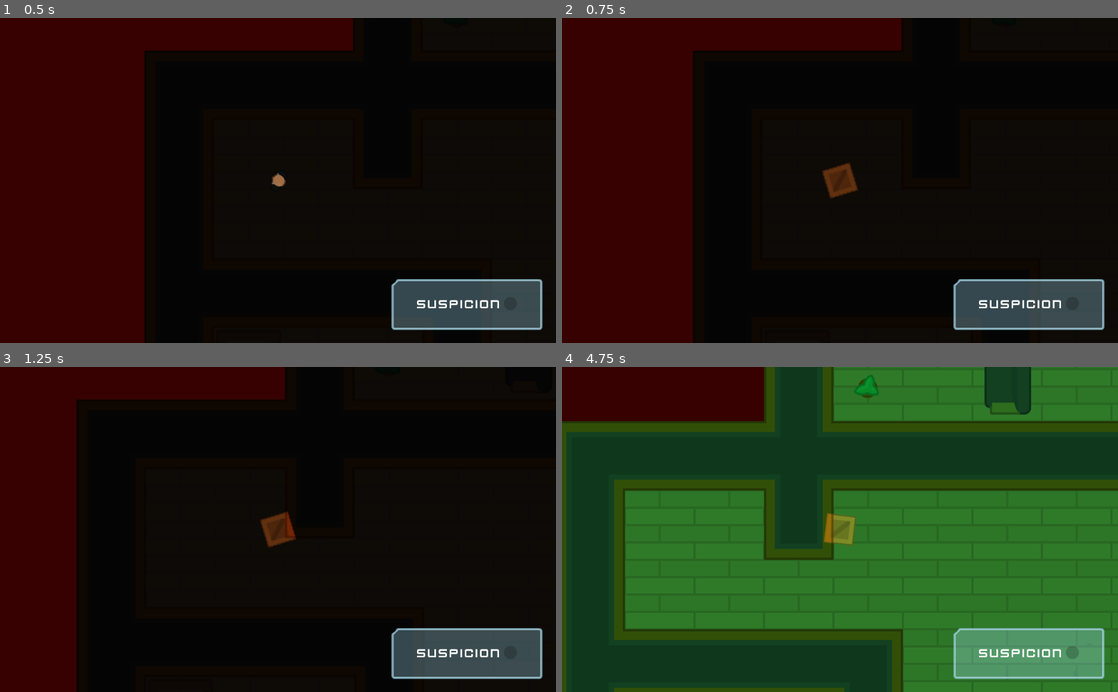
Above: before the commit, frames 1-4 (two rows, left to right).
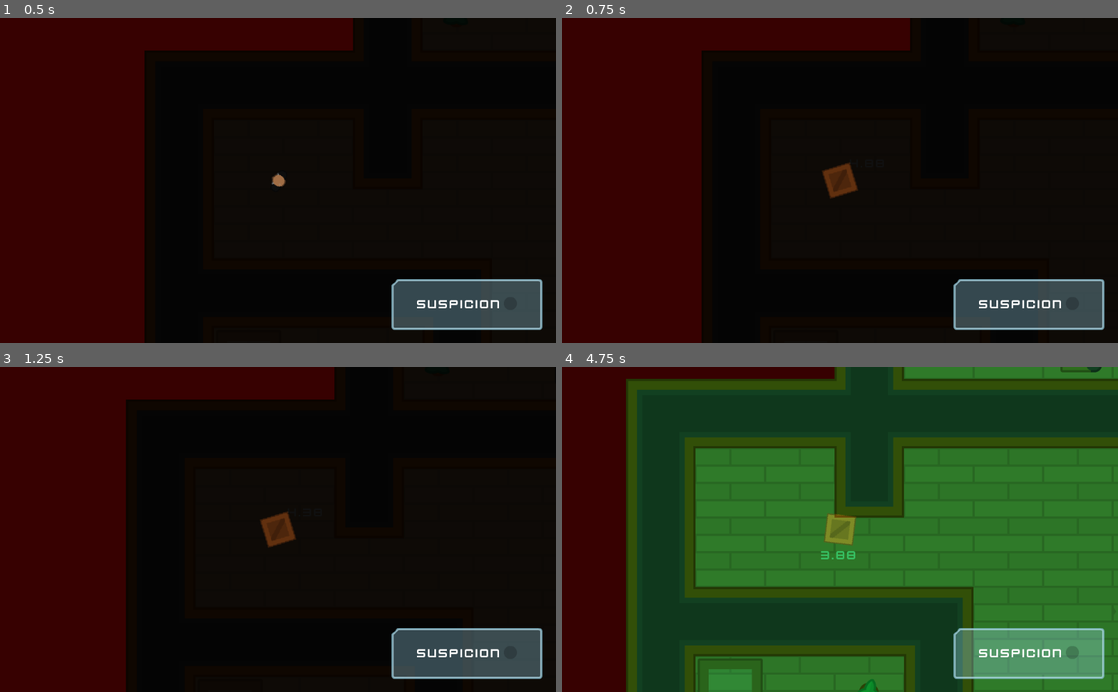
Above: after the commit, the same moments.

Repository: sandoche/Godot-learning-udemy
Game: Godot game, scene res://Levels/Level1.tscn
Two runs of this game, one before a commit and one after it. Both use one fixed random seed, a clock stepped at 60 frames per second and the inputs below.
Inputs (mouse positions are in pixels of both pictures, inside the frame that each line leads up to):
- Up to frame 1 (0.5 s): no input
- Up to frame 2 (0.75 s): tap Enter at 0.5 s; move the mouse to (962, 164) at 0.52 s; hold D (move_right) from 0.53 s (still down); tap E (toggle_disguise) at 0.6 s; click (962, 164) at 0.67 s
- Up to frame 3 (1.25 s): keep holding D (move_right)
- Up to frame 4 (4.75 s): move the mouse to (728, 545) at 1.27 s; release D (move_right) at 1.28 s; hold S (move_down) 1.28-2.03 s; tap Space (toggle_vision_mode) at 1.35, 2.85, 4.25, 4.35 s; move the mouse to (895, 458) at 2.02 s; hold D (move_right) 2.03-2.78 s; tap E (toggle_disguise) at 2.1, 3.6 s; move the mouse to (812, 594) at 2.77 s; hold Z (move_up) 2.78-3.53 s; click (812, 594) at 2.92 s; move the mouse to (1006, 578) at 3.52 s; hold Q (move_left) from 3.53 s (still down); move the mouse to (673, 480) at 4.27 s

Frame 1 is identical in both runs. In frame 2, 1.6% of the frame differs, in the area x 23-63%, y 0-100%; in frame 3, 8.9%; in frame 4, 59%, in the area x 0-100%, y 0-100%.
Error in both runs: Invalid get index '0' (on base: 'PoolVector2Array'). (res://Characters/NPCs/Guard.gd:22)

Commit message:
:construction: Adding timer

Diff:
--- a/HeistMeisters/Characters/Player.tscn
+++ b/HeistMeisters/Characters/Player.tscn
@@ -1,8 +1,9 @@
-[gd_scene load_steps=4 format=2]
+[gd_scene load_steps=5 format=2]
 
 [ext_resource path="res://GFX/PNG/Hitman 1/hitman1_stand.png" type="Texture" id=1]
 [ext_resource path="res://Characters/TemplateCharacter.tscn" type="PackedScene" id=2]
 [ext_resource path="res://Player.gd" type="Script" id=3]
+[ext_resource path="res://Interface/Theme.tres" type="Theme" id=4]
 
 [node name="Player" instance=ExtResource( 2 )]
 collision_mask = 14
@@ -14,3 +15,19 @@
 [node name="Light2D" type="Light2D" parent="." index="3"]
 texture = ExtResource( 1 )
 energy = 0.75
+
+[node name="Timer" type="Timer" parent="." index="4"]
+one_shot = true
+
+[node name="DisguiseLabel" type="Label" parent="." index="5"]
+margin_left = 23.7473
+margin_top = -42.6
+margin_right = 91.7473
+margin_bottom = -15.6
+theme = ExtResource( 4 )
+text = "0.00"
+__meta__ = {
+"_edit_use_anchors_": false
+}
+
+[connection signal="timeout" from="Timer" to="." method="reveal"]
--- a/HeistMeisters/Player.gd
+++ b/HeistMeisters/Player.gd
@@ -1,7 +1,6 @@
 extends "res://Characters/TemplateCharacter.gd"
 
 var motion = Vector2()
-var disguised = false
 
 const PLAYER_SPRITE = "res://GFX/PNG/Hitman 1/hitman1_stand.png"
 const PLAYER_LIGHT = "res://GFX/PNG/Hitman 1/hitman1_stand.png"
@@ -10,10 +9,22 @@
 const PLAYER_OCCLUDER = "res://Characters/HumanOccluder.tres"
 const BOX_OCCLUDER = "res://Characters/BoxOccluder.tres"
 
+export var disguised_slowdown = 0.25
+export var disguised_duration = 5
+var disguised = false
+var velocity_multiplier = 1
+
+func _ready():
+	$Timer.wait_time = disguised_duration
+	reveal()
 
 func _physics_process(delta):
 	update_movements()
-	move_and_slide(motion)
+	move_and_slide(motion * velocity_multiplier)
+
+	if disguised:
+		$DisguiseLabel.text = str($Timer.time_left).pad_decimals(2)
+		$DisguiseLabel.rect_rotation = -rotation_degrees
 
 func update_movements():
 	look_at(get_global_mouse_position())
@@ -48,6 +59,9 @@
 	$Sprite.texture = load(PLAYER_SPRITE)
 	$LightOccluder2D.occluder = load(PLAYER_OCCLUDER)
 	$Light2D.texture = load(PLAYER_SPRITE)
+	$DisguiseLabel.hide()
+
+	velocity_multiplier = 1
 	disguised = false
 	collision_layer = 1
 
@@ -55,5 +69,9 @@
 	$Sprite.texture = load(BOX_SPRITE)
 	$LightOccluder2D.occluder = load(BOX_OCCLUDER)
 	$Light2D.texture = load(BOX_SPRITE)
+	$DisguiseLabel.show()
+
+	velocity_multiplier = disguised_slowdown
 	disguised = true
 	collision_layer = 16
+	$Timer.start()
